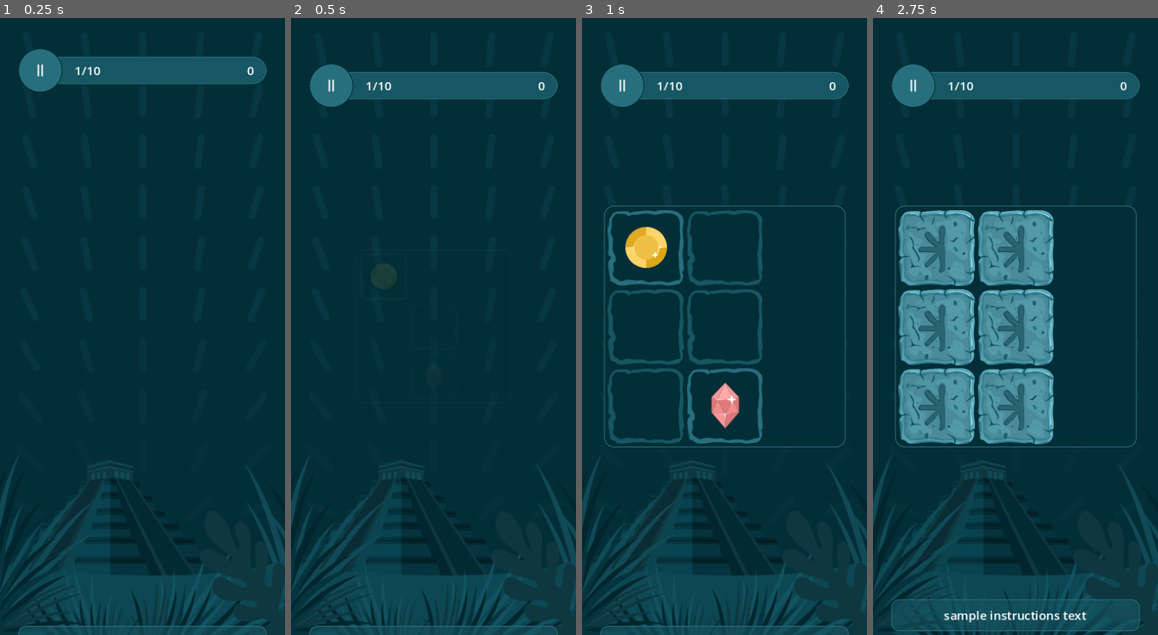
Above: before the commit, frames 1-4 (left to right).
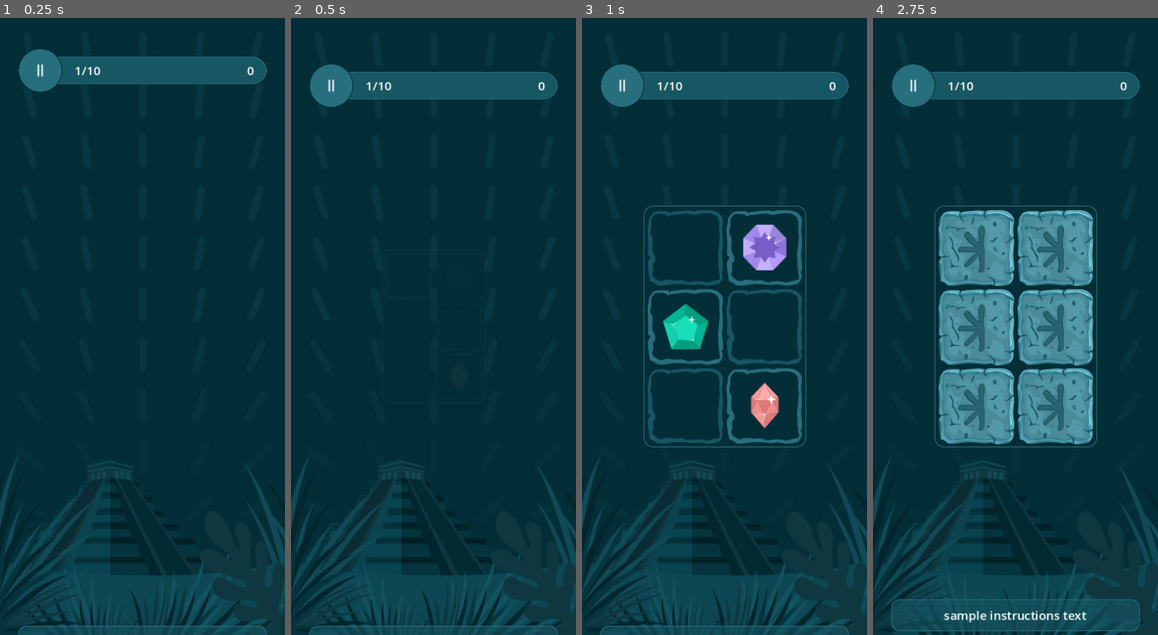
Above: after the commit, the same moments.

Repository: SugarF0x/hidden-gems-gd
Game: Godot game, scene res://hidden_gems_scene.tscn
Same seed, same stepped clock (60 frames per second), same inputs: the game is played once before the commit and once after it.
Inputs (mouse positions are in pixels of both pictures, inside the frame that each line leads up to):
- Up to frame 1 (0.25 s): no input
- Up to frame 2 (0.5 s): no input
- Up to frame 3 (1 s): click (673, 277) at 0.52 s
- Up to frame 4 (2.75 s): click (935, 246) at 1.27 s; click (935, 246) at 2.02 s

Frame 1 is identical in both runs. In frame 2, less than 0.1% of the frame differs, in the area x 28-37%, y 39-44%; in frame 3, 9.1%; in frame 4, 17%, in the area x 7-93%, y 30-70%.
Error before the commit: Invalid access to property or key 'width' on a base object of type 'PanelContainer (GemGrid)'. (res://game_scene.gd:74)

Commit message:
updater scene

Diff:
--- a/game_scene.gd
+++ b/game_scene.gd
@@ -1,5 +1,7 @@
 @tool
 class_name GameScene extends Control
+
+#region static
 
 @onready var hud: Hud = %Hud
 @onready var grid: GemGrid = %Grid
@@ -7,6 +9,9 @@
 @onready var answer_overlay: AnswerOverlay = %AnswerOverlay
 
 var game_context: GameContext = preload("res://game_context.tres")
+
+#endregion
+
 var gem_count: int = 3
 
 func _ready() -> void:
@@ -71,7 +76,7 @@
 
 func randomize_gem_indexes() -> void:
 	var pool: Array[int] = []
-	for i in range(grid.width * grid.height): pool.append(i)
+	for i in range(grid.grid_size.x * grid.grid_size.y): pool.append(i)
 	pool.shuffle()
 	grid.correct_gem_indexes = pool.slice(0, gem_count)
 
--- a/game_scene.tscn
+++ b/game_scene.tscn
@@ -44,17 +44,14 @@
 anchor_top = 0.5
 anchor_right = 0.5
 anchor_bottom = 0.5
-offset_left = -159.0
-offset_top = -159.0
-offset_right = 159.0
-offset_bottom = 159.0
+offset_left = -55.0
+offset_top = -55.0
+offset_right = 55.0
+offset_bottom = 55.0
 grow_horizontal = 2
 grow_vertical = 2
-pivot_offset = Vector2(159, 159)
 size_flags_horizontal = 4
 size_flags_vertical = 4
-width = 3
-correct_gem_indexes = Array[int]([7, 5, 0])
 
 [node name="Instructions" parent="MarginContainer/Container" instance=ExtResource("2_fu5pw")]
 unique_name_in_owner = true
